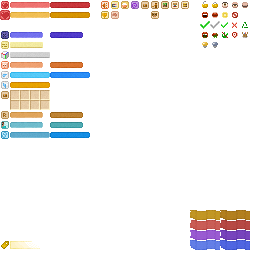
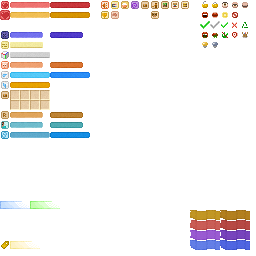
Before/after of a 256×256 layered artwork. What changed in the layer stack:
added layer "设置项 - 选中" above "设置项" over [30, 201, 60, 209]
added layer "设置项" above "目录" over [0, 201, 30, 209]
